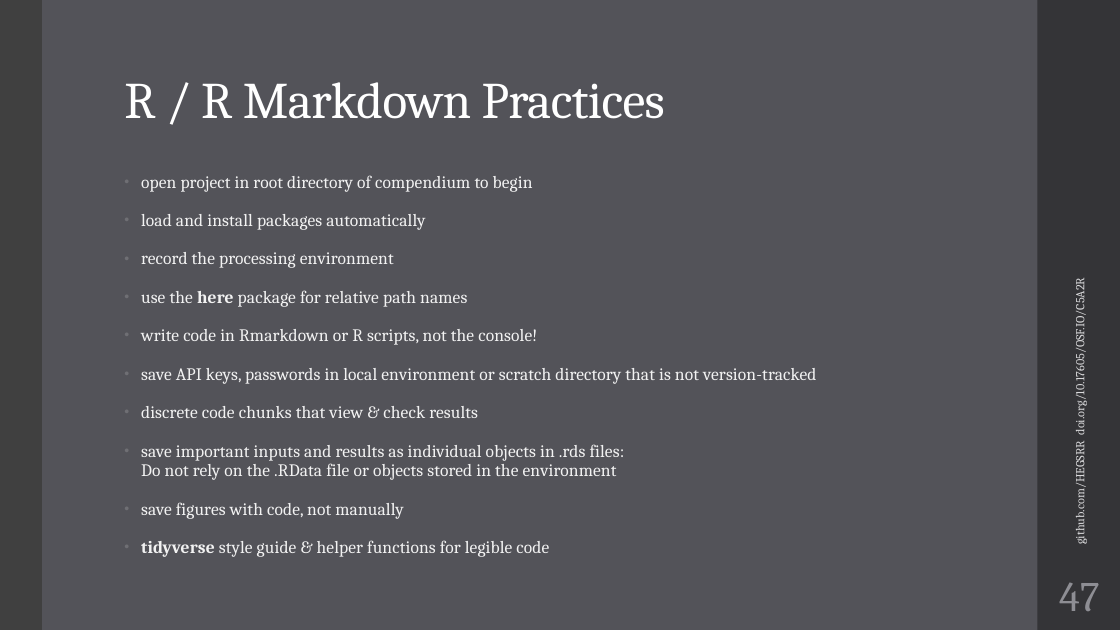
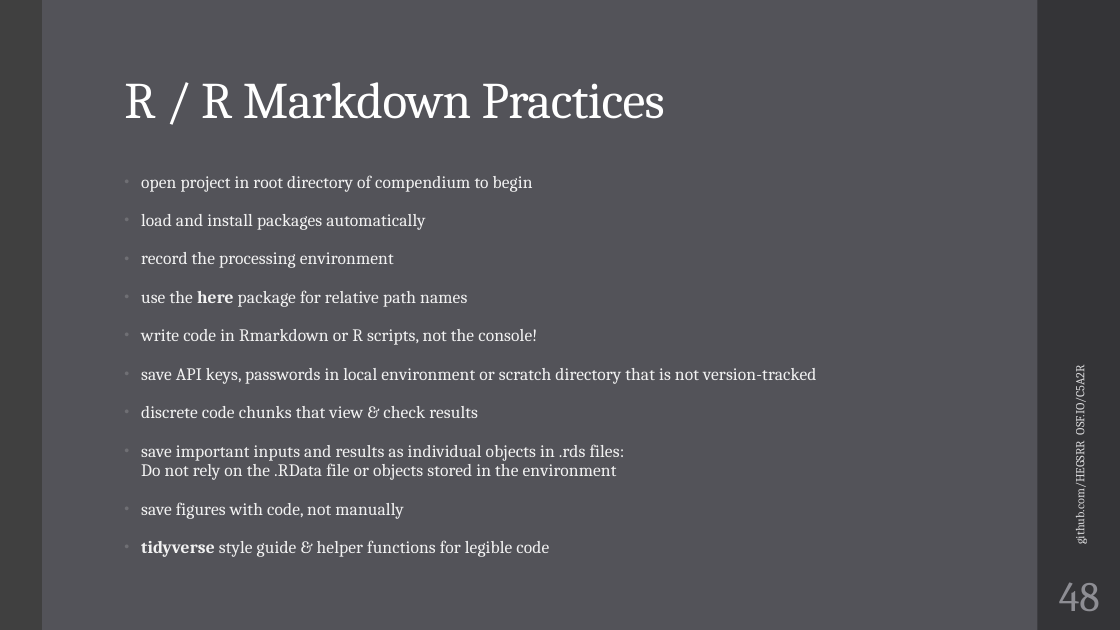
Before and after one commit to HEGSRR/UCGIS-Workshop, a slide deck: slide 48 of 01_Introduction.pptx (slide 47 before the commit). Drawn at 1120x630 pixels with LibreOffice and Linux fonts; fonts in the diff are those of the drawing. Boxes give left, top, right and bottom in pixels: in the first picture for what was removed or moved away, otherwise in the second. Text is boxed around its words. In the diff, an @@ line names an element or a change of style, - is before the commit and + after.

```diff
--- a/01_Introduction.pptx
+++ b/01_Introduction.pptx
@@ text at [1071, 372, 1087, 542]: text changed @@
-github.com/HEGSRR doi.org/10.17605/OSF.IO/C5A2R
+github.com/HEGSRR OSF.IO/C5A2R
@@ page number at [1059, 582, 1100, 611]: text changed @@
-47
+48
```
Also in this commit, not shown: 45 other slides changed, 2 slides added, 1 slide removed, 3 other files.
